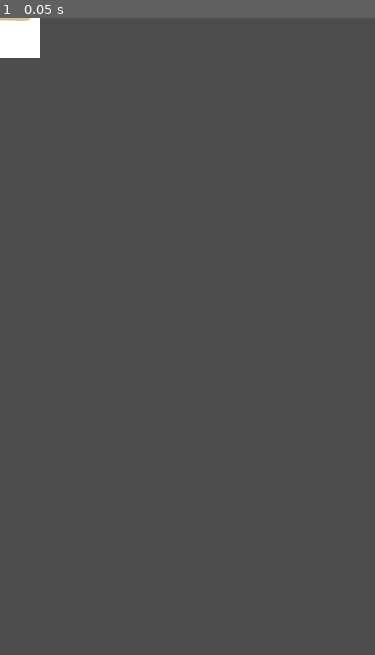
Above: before the commit, frame 1.
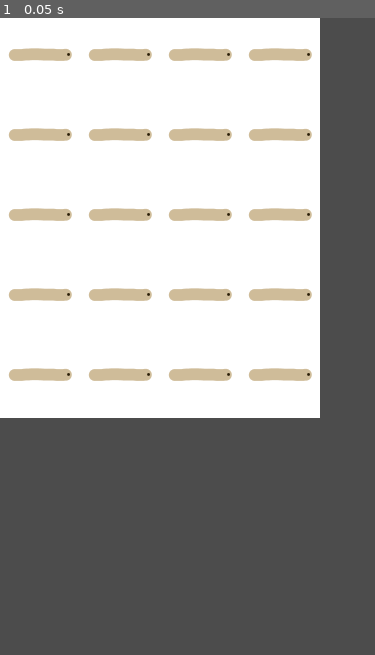
Above: after the commit, the same moment.

Repository: khajer/pipe-game
Game: Godot game, scene res://scenes/Play.tscn
Two runs of this game, one before a commit and one after it. Both use one fixed random seed, a clock stepped at 60 frames per second and the inputs below.
Inputs:
- Up to frame 1 (0.05 s): no input

The runs differ from the first frame. In frame 1, 53% of the frame differs, in the area x 0-86%, y 0-63%.

Commit message:
update logic generate block and check link

Diff:
--- a/scenes/Block.gd
+++ b/scenes/Block.gd
@@ -1,17 +1,34 @@
 extends AnimatedSprite
 
-
-var type = 0
+var blocktype = 0
 var connect_left = false
 var connect_right = false
 var connect_top = false
 var connect_bottom = false
 
-# Called when the node enters the scene tree for the first time.
+var links = []
+
 func _ready():
-	pass # Replace with function body.
+	_set_connect(self.rotation_degrees)
 
 
-# Called every frame. 'delta' is the elapsed time since the previous frame.
-#func _process(delta):
-#	pass
+func _set_connect(degree):
+	if self.blocktype == 0:
+		match (int(degree)):
+			0, 180:
+				connect_left = true
+				connect_right = true
+				connect_top = false
+				connect_bottom = false
+			90, 270:
+				connect_left = false
+				connect_right = false
+				connect_top = true
+				connect_bottom = true
+			_:
+				pass
+
+
+func clear_link_block():
+	for link_block in links:
+		link_block.links.remove(self)
--- a/scenes/Play.gd
+++ b/scenes/Play.gd
@@ -1,5 +1,7 @@
 extends Node2D
 
+
+const BLOCK_W = 80
 
 # Called when the node enters the scene tree for the first time.
 func _ready():
@@ -14,4 +16,84 @@
 
 func create_block():
 	print("create_block")
-	pass
+	var data = []
+	for r in range (0, 5):
+		var row = []
+		for c in range(0, 4):
+			var block = gen_block( r, c)
+			self.add_child(block)
+
+			#check left chain
+			if c != 0:
+				if block.connect_left == true and row[c-1].connect_right == true:
+					block.links.append(row[c-1])
+					row[c-1].links.append(block)
+
+			#check top chain
+			if r != 0:
+				if block.connect_top == true and data[r-1][c].connect_bottom == true:
+					block.links.append(data[r-1][c])
+					data[r-1][c].links.append(block)
+			row.append(block)
+		data.append(row)
+
+	show_data(data)
+	show_connect(data)
+	show_block_detail(data)
+
+
+func show_data(data):
+	for r in range(0, 5):
+		var s = ""
+		for c in range (0, 4):
+			s += str(data[r][c].rotation_degrees) + ", "
+
+		print(s)
+
+func show_connect(data):
+	print("--")
+	for r in range(0, 5):
+		var s = ""
+		for c in range (0, 4):
+			s += str(len(data[r][c].links)) + ", "
+		print(s)
+
+func show_block_detail(data):
+	print("--")
+	for r in range(0, 5):
+		for c in range (0, 4):
+			print(r, " ", c, ": ",
+				data[r][c].connect_left, " ",
+				data[r][c].connect_right," ",
+				data[r][c].connect_top, " ",
+				data[r][c].connect_bottom)
+
+
+
+func gen_block(r, c):
+
+	var block = preload("res://scenes/Block.tscn").instance()
+	block.position.x = c * BLOCK_W + (BLOCK_W/2)
+	block.position.y = r * BLOCK_W + (BLOCK_W/2)
+	block.blocktype = 0
+	block.rotation_degrees = 0
+
+#	var rng = RandomNumberGenerator.new()
+#	rng.randomize()
+#	var random = rng.randi_range(0, 3)
+#	var degree = 90 * random
+#
+#	block.rotation_degrees = degree
+
+
+
+	# rotate_block(block, degree)
+	return block
+
+func rotate_block(block, degree):
+	var tween = Tween.new()
+	add_child(tween)
+	var rotVal = degree * (PI / 180)
+	var delay = 1
+	tween.interpolate_property(block, "rotation", self.rotation, self.rotation+rotVal, delay, Tween.TRANS_LINEAR, Tween.EASE_IN_OUT)
+	tween.start()
--- a/scenes/Play.tscn
+++ b/scenes/Play.tscn
@@ -1,9 +1,6 @@
-[gd_scene load_steps=3 format=2]
+[gd_scene load_steps=2 format=2]
 
 [ext_resource path="res://scenes/Play.gd" type="Script" id=1]
-[ext_resource path="res://scenes/Block.tscn" type="PackedScene" id=2]
 
 [node name="Node2D" type="Node2D"]
 script = ExtResource( 1 )
-
-[node name="AnimatedSprite" parent="." instance=ExtResource( 2 )]
Binary file changed: assets/images/blocks/0/normal/0.png
